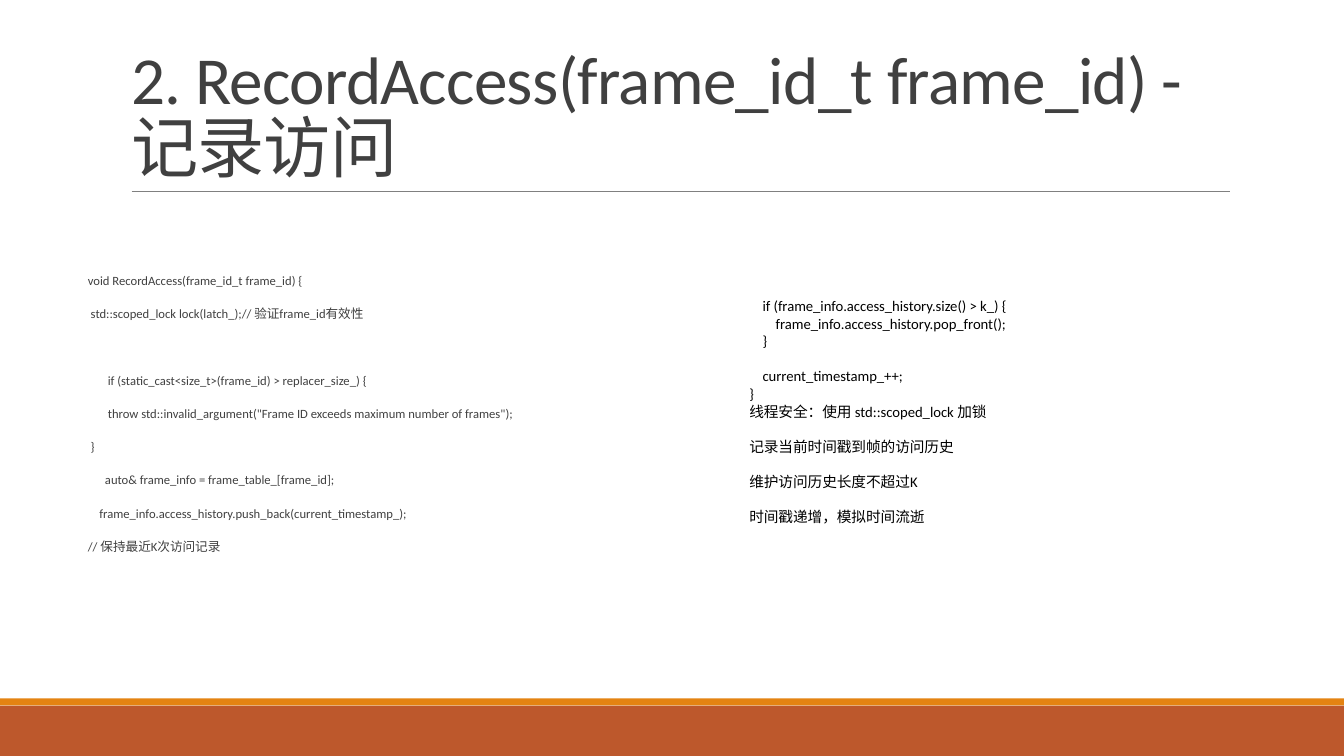
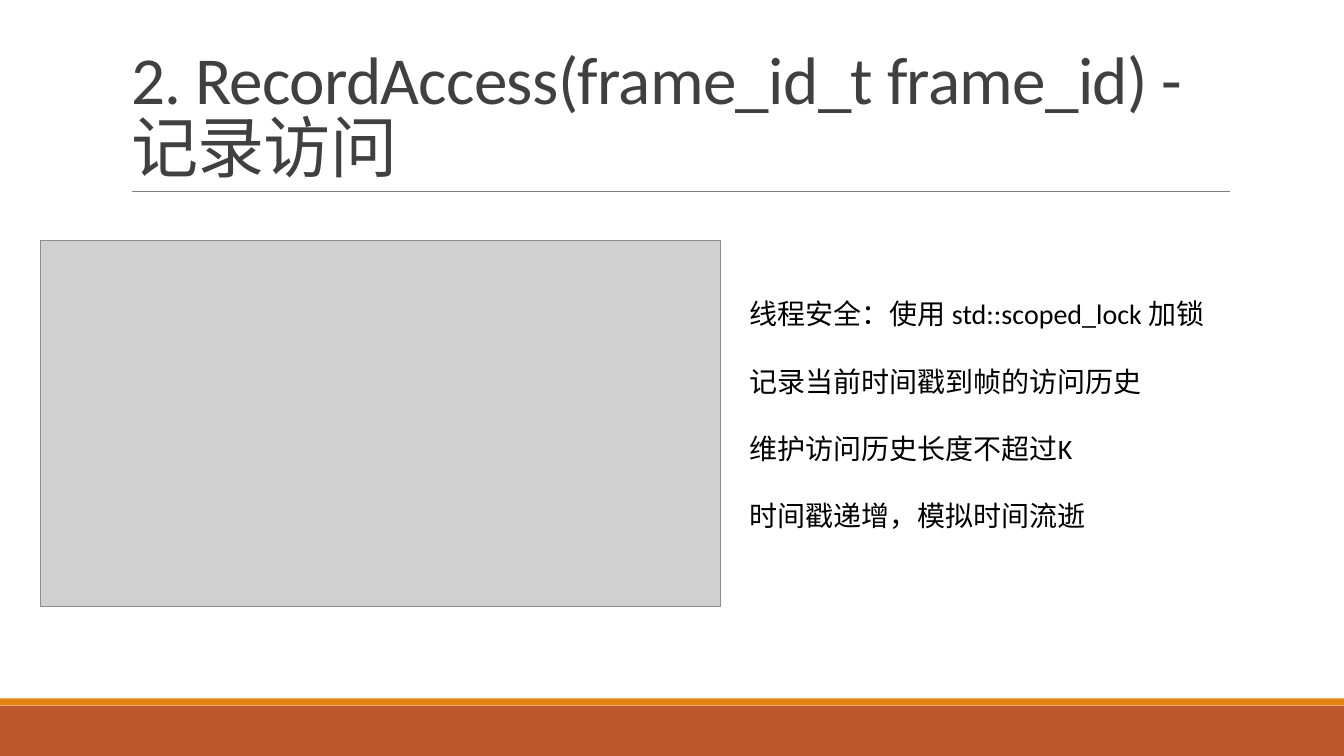
Before and after one commit to SDataBaseGroup/Database-lab, a slide deck: slide 24 of 缓冲区管理器与B+树的总ppt.pptx (slide 25 before the commit). Drawn at 1344x756 pixels with LibreOffice and Linux fonts; fonts in the diff are those of the drawing; grey boxes stand for pictures. Boxes give left, top, right and bottom in pixels: in the first picture for what was removed or moved away, otherwise in the second. Text is boxed around its words. In the diff, an @@ line names an element or a change of style, - is before the commit and + after.

```diff
--- a/缓冲区管理器与B+树的总ppt.pptx
+++ b/缓冲区管理器与B+树的总ppt.pptx
@@ picture added at [40,240,721,606] @@
@@ text removed at [88,276,513,552] @@
-void RecordAccess(frame_id_t frame_id) {
-std::scoped_lock lock(latch_);// 验证frame_id有效性
-if (static_cast<size_t>(frame_id) > replacer_size_) {
-throw std::invalid_argument("Frame ID exceeds maximum number of frames");
-}
-auto& frame_info = frame_table_[frame_id];
-frame_info.access_history.push_back(current_timestamp_);
-// 保持最近K次访问记录
@@ text "线程安全：使用 std::scoped_lock 加锁" at [749,300,1205,529]: size 10.5 to 20 pt @@
@@ text at [763,300,1006,384]: paragraphs removed @@
-if (frame_info.access_history.size() > k_) {
-frame_info.access_history.pop_front();
-}
-current_timestamp_++;
-}
```
Also in this commit, not shown: 30 other slides changed, 10 slides added, 9 slides removed.
